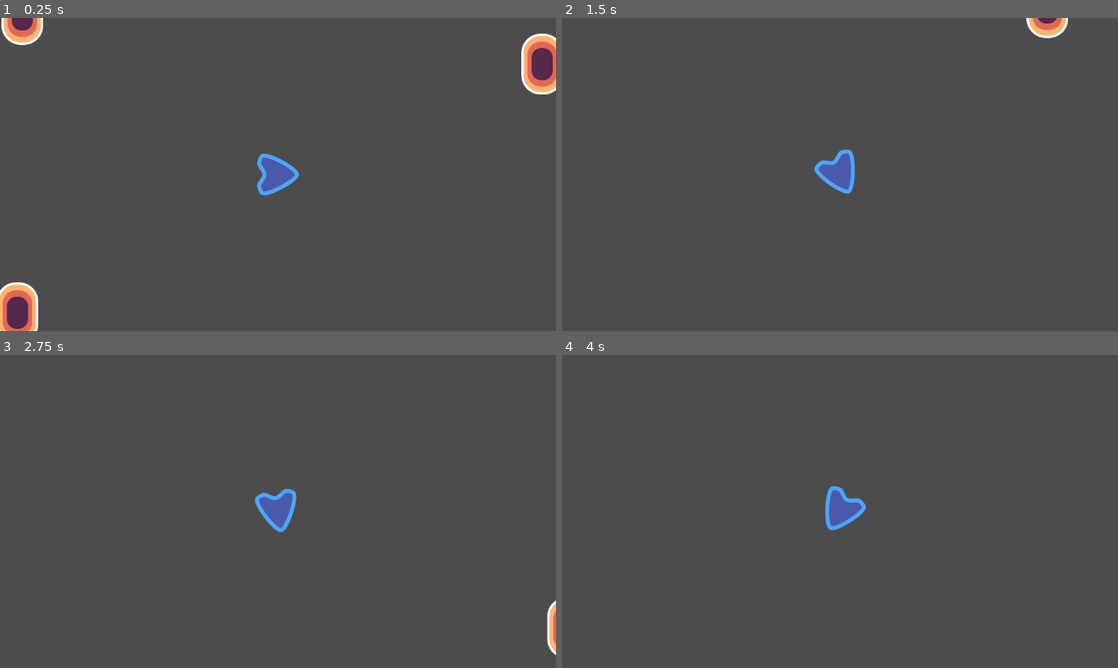
Above: before the commit, frames 1-4 (two rows, left to right).
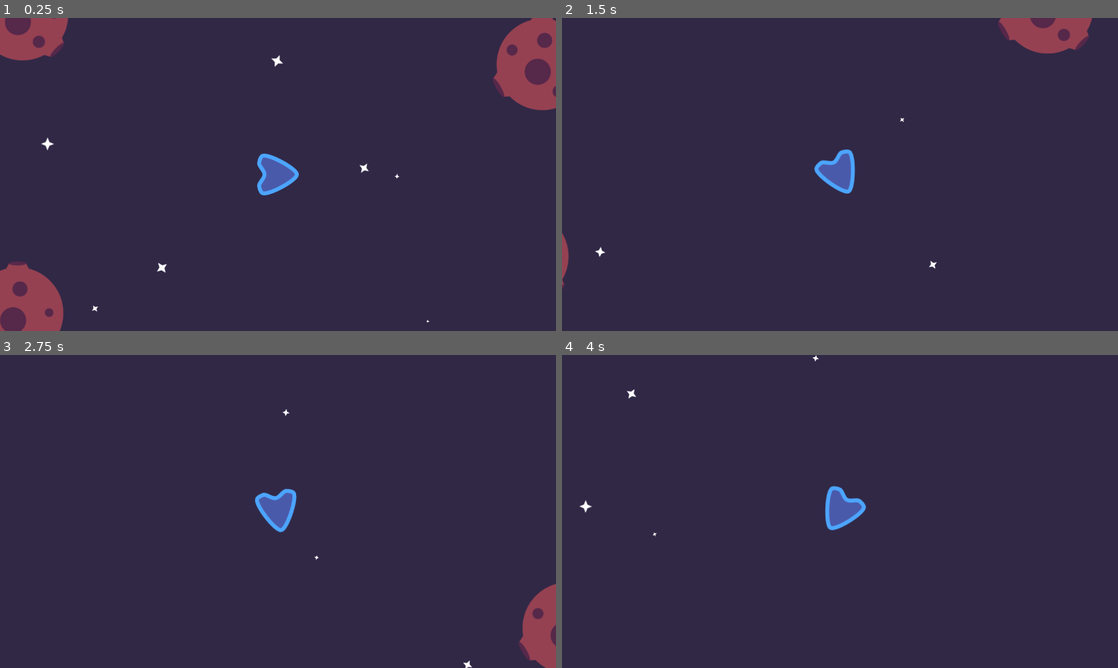
Above: after the commit, the same moments.

Repository: gdquest-demos/godot-mini-tuts-demos
Game: Godot game, scene res://Demo.tscn
Same seed, same stepped clock (60 frames per second), same inputs: the game is played once before the commit and once after it.
Inputs (mouse positions are in pixels of both pictures, inside the frame that each line leads up to):
- Up to frame 1 (0.25 s): no input
- Up to frame 2 (1.5 s): tap Enter at 0.5 s; move the mouse to (962, 158) at 0.52 s; hold D (right) 0.53-1.28 s; hold Up (move) 0.53-1.28 s; click (962, 158) at 0.67 s; move the mouse to (728, 190) at 1.27 s; hold Left (left) from 1.28 s (still down); tap Up (move) at 1.35 s
- Up to frame 3 (2.75 s): move the mouse to (333, 442) at 2.02 s; release Left (left) at 2.03 s; hold D (right) from 2.03 s (still down); hold Up (move) from 2.03 s (still down)
- Up to frame 4 (4 s): move the mouse to (812, 574) at 2.77 s; release Up (move) at 2.78 s; tap Up (move) at 2.85 s; click (812, 574) at 2.92 s; move the mouse to (1006, 558) at 3.52 s; release D (right) at 3.53 s; hold Left (left) from 3.53 s (still down); hold Up (move) from 3.53 s (still down)

The runs differ from the first frame. In frame 1, 99% of the frame differs, in the area x 0-100%, y 0-100%; in frame 2, 99%; in frame 3, 99%; in frame 4, 99%.

Commit message:
Added visual effects from godot-visual-effects

Diff:
--- a/2d/camera-zoom/Actors/Obstacle.tscn
+++ b/2d/camera-zoom/Actors/Obstacle.tscn
@@ -1,10 +1,9 @@
 [gd_scene load_steps=3 format=2]
 
-[ext_resource path="res://Level/portal.png" type="Texture" id=1]
+[ext_resource path="res://Actors/asteroid.svg" type="Texture" id=1]
 
-[sub_resource type="CapsuleShape2D" id=1]
-radius = 46.9175
-height = 44.4608
+[sub_resource type="CircleShape2D" id=1]
+radius = 107.342
 
 [node name="Obstacle" type="KinematicBody2D"]
 
--- /dev/null
+++ b/2d/camera-zoom/Actors/asteroid.svg
@@ -0,0 +1,153 @@
+<?xml version="1.0" encoding="UTF-8" standalone="no"?>
+<!-- Created with Inkscape (http://www.inkscape.org/) -->
+
+<svg
+   xmlns:dc="http://purl.org/dc/elements/1.1/"
+   xmlns:cc="http://creativecommons.org/ns#"
+   xmlns:rdf="http://www.w3.org/1999/02/22-rdf-syntax-ns#"
+   xmlns:svg="http://www.w3.org/2000/svg"
+   xmlns="http://www.w3.org/2000/svg"
+   xmlns:sodipodi="http://sodipodi.sourceforge.net/DTD/sodipodi-0.dtd"
+   xmlns:inkscape="http://www.inkscape.org/namespaces/inkscape"
+   width="256"
+   height="256"
+   viewBox="0 0 256 256"
+   version="1.1"
+   id="svg8"
+   inkscape:version="0.92.4 5da689c313, 2019-01-14"
+   sodipodi:docname="asteroid.svg">
+  <defs
+     id="defs2" />
+  <sodipodi:namedview
+     id="base"
+     pagecolor="#282828"
+     bordercolor="#666666"
+     borderopacity="1.0"
+     inkscape:pageopacity="0"
+     inkscape:pageshadow="2"
+     inkscape:zoom="1.979899"
+     inkscape:cx="-26.24083"
+     inkscape:cy="186.88077"
+     inkscape:document-units="px"
+     inkscape:current-layer="layer1"
+     showgrid="false"
+     units="px"
+     inkscape:window-width="1920"
+     inkscape:window-height="1022"
+     inkscape:window-x="0"
+     inkscape:window-y="30"
+     inkscape:window-maximized="1"
+     inkscape:snap-global="false" />
+  <metadata
+     id="metadata5">
+    <rdf:RDF>
+      <cc:Work
+         rdf:about="">
+        <dc:format>image/svg+xml</dc:format>
+        <dc:type
+           rdf:resource="http://purl.org/dc/dcmitype/StillImage" />
+        <dc:title />
+      </cc:Work>
+    </rdf:RDF>
+  </metadata>
+  <g
+     inkscape:label="Layer 1"
+     inkscape:groupmode="layer"
+     id="layer1"
+     transform="translate(0,-835.24998)">
+    <circle
+       style="opacity:1;fill:#964253;fill-opacity:1;stroke:none;stroke-width:14.83826542;stroke-linecap:round;stroke-linejoin:round;stroke-miterlimit:4;stroke-dasharray:none;stroke-dashoffset:0;stroke-opacity:1;paint-order:fill markers stroke"
+       id="path812"
+       cx="128.42039"
+       cy="963.84033"
+       r="105.21051" />
+    <g
+       style="stroke-width:2.19106483"
+       id="g835"
+       transform="matrix(0.42326066,0,0,0.42326066,-244.049,748.65763)">
+      <path
+         sodipodi:nodetypes="ccccc"
+         inkscape:connector-curvature="0"
+         id="rect828"
+         d="M 834.22645,236.06362 H 924.345 l 17.0224,33.04347 H 817.20405 Z"
+         style="opacity:1;fill:#964253;fill-opacity:1;stroke:none;stroke-width:35.05703735;stroke-linecap:round;stroke-linejoin:round;stroke-miterlimit:4;stroke-dasharray:none;stroke-dashoffset:0;stroke-opacity:1;paint-order:fill markers stroke" />
+      <ellipse
+         ry="10.621116"
+         rx="47.546581"
+         cy="239.01395"
+         cx="879.28571"
+         id="path831"
+         style="opacity:1;fill:#57294b;fill-opacity:1;stroke:none;stroke-width:35.05703735;stroke-linecap:round;stroke-linejoin:round;stroke-miterlimit:4;stroke-dasharray:none;stroke-dashoffset:0;stroke-opacity:1;paint-order:fill markers stroke" />
+    </g>
+    <g
+       id="g841"
+       transform="matrix(-0.25921644,-0.44897607,0.44897607,-0.25921644,148.12281,1473.9696)"
+       style="stroke-width:1.78883624">
+      <path
+         style="opacity:1;fill:#964253;fill-opacity:1;stroke:none;stroke-width:28.62137985;stroke-linecap:round;stroke-linejoin:round;stroke-miterlimit:4;stroke-dasharray:none;stroke-dashoffset:0;stroke-opacity:1;paint-order:fill markers stroke"
+         d="M 834.22645,236.06362 H 924.345 l 17.0224,33.04347 H 817.20405 Z"
+         id="path837"
+         inkscape:connector-curvature="0"
+         sodipodi:nodetypes="ccccc" />
+      <ellipse
+         style="opacity:1;fill:#57294b;fill-opacity:1;stroke:none;stroke-width:28.62137794;stroke-linecap:round;stroke-linejoin:round;stroke-miterlimit:4;stroke-dasharray:none;stroke-dashoffset:0;stroke-opacity:1;paint-order:fill markers stroke"
+         id="ellipse839"
+         cx="879.28571"
+         cy="239.01395"
+         rx="47.546581"
+         ry="10.621116" />
+    </g>
+    <g
+       style="stroke-width:1.96608722"
+       transform="matrix(0.32822789,-0.338765,-0.338765,-0.32822789,0.5173882,1421.3605)"
+       id="g847">
+      <path
+         sodipodi:nodetypes="ccccc"
+         inkscape:connector-curvature="0"
+         id="path843"
+         d="M 834.22645,236.06362 H 924.345 l 17.0224,33.04347 H 817.20405 Z"
+         style="opacity:1;fill:#964253;fill-opacity:1;stroke:none;stroke-width:31.45739555;stroke-linecap:round;stroke-linejoin:round;stroke-miterlimit:4;stroke-dasharray:none;stroke-dashoffset:0;stroke-opacity:1;paint-order:fill markers stroke" />
+      <ellipse
+         ry="10.621116"
+         rx="47.546581"
+         cy="239.01395"
+         cx="879.28571"
+         id="ellipse845"
+         style="opacity:1;fill:#57294b;fill-opacity:1;stroke:none;stroke-width:31.45739365;stroke-linecap:round;stroke-linejoin:round;stroke-miterlimit:4;stroke-dasharray:none;stroke-dashoffset:0;stroke-opacity:1;paint-order:fill markers stroke" />
+    </g>
+    <g
+       id="g918"
+       transform="matrix(0.92739158,0,0,0.92739158,20.250066,63.879165)">
+      <circle
+         style="opacity:1;fill:#57294b;fill-opacity:1;stroke:none;stroke-width:20.89258003;stroke-linecap:round;stroke-linejoin:round;stroke-miterlimit:4;stroke-dasharray:none;stroke-dashoffset:0;stroke-opacity:1;paint-order:fill markers stroke"
+         id="circle822"
+         cx="105.2751"
+         cy="988.65918"
+         r="32.352097" />
+      <circle
+         r="18.715036"
+         cy="910.87744"
+         cx="122.44769"
+         id="circle905"
+         style="opacity:1;fill:#57294b;fill-opacity:1;stroke:none;stroke-width:12.0859375;stroke-linecap:round;stroke-linejoin:round;stroke-miterlimit:4;stroke-dasharray:none;stroke-dashoffset:0;stroke-opacity:1;paint-order:fill markers stroke" />
+      <circle
+         style="opacity:1;fill:#57294b;fill-opacity:1;stroke:none;stroke-width:6.86718607;stroke-linecap:round;stroke-linejoin:round;stroke-miterlimit:4;stroke-dasharray:none;stroke-dashoffset:0;stroke-opacity:1;paint-order:fill markers stroke"
+         id="circle907"
+         cx="194.6736"
+         cy="969.46631"
+         r="10.633816" />
+      <circle
+         r="15.179502"
+         cy="1037.6516"
+         cx="157.29796"
+         id="circle909"
+         style="opacity:1;fill:#57294b;fill-opacity:1;stroke:none;stroke-width:9.80273438;stroke-linecap:round;stroke-linejoin:round;stroke-miterlimit:4;stroke-dasharray:none;stroke-dashoffset:0;stroke-opacity:1;paint-order:fill markers stroke" />
+      <circle
+         style="opacity:1;fill:#57294b;fill-opacity:1;stroke:none;stroke-width:8.8242178;stroke-linecap:round;stroke-linejoin:round;stroke-miterlimit:4;stroke-dasharray:none;stroke-dashoffset:0;stroke-opacity:1;paint-order:fill markers stroke"
+         id="circle911"
+         cx="41.63549"
+         cy="934.61603"
+         r="13.664273" />
+    </g>
+  </g>
+</svg>
--- a/2d/camera-zoom/Demo.tscn
+++ b/2d/camera-zoom/Demo.tscn
@@ -1,9 +1,12 @@
-[gd_scene load_steps=3 format=2]
+[gd_scene load_steps=4 format=2]
 
 [ext_resource path="res://Actors/Player.tscn" type="PackedScene" id=1]
 [ext_resource path="res://Actors/Obstacle.tscn" type="PackedScene" id=2]
+[ext_resource path="res://Level/StarField.tscn" type="PackedScene" id=3]
 
 [node name="Demo" type="Node2D"]
+
+[node name="StarField" parent="." instance=ExtResource( 3 )]
 
 [node name="Player" parent="." instance=ExtResource( 1 )]
 
--- /dev/null
+++ b/2d/camera-zoom/Level/StarField.tscn
@@ -0,0 +1,29 @@
+[gd_scene load_steps=5 format=2]
+
+[ext_resource path="res://Level/star.svg" type="Texture" id=1]
+
+[sub_resource type="Curve" id=1]
+_data = [ Vector2( 0, 0 ), 0.0, 0.0, 0, 0, Vector2( 0.267123, 0.994898 ), 0.0, 0.0, 0, 0, Vector2( 0.582192, 0 ), 0.0, 0.0, 0, 0, Vector2( 0.746575, 1 ), 0.0496599, 0.0496599, 0, 0, Vector2( 1, 0 ), -0.0413832, 0.0, 0, 0 ]
+
+[sub_resource type="CurveTexture" id=2]
+curve = SubResource( 1 )
+
+[sub_resource type="ParticlesMaterial" id=3]
+emission_shape = 2
+emission_box_extents = Vector3( 1920, 1080, 0 )
+flag_disable_z = true
+gravity = Vector3( 0, 0, 0 )
+angular_velocity = 50.0
+angular_velocity_random = 1.0
+orbit_velocity = 0.0
+orbit_velocity_random = 0.0
+scale_random = 1.0
+scale_curve = SubResource( 2 )
+
+[node name="StarField" type="Particles2D"]
+amount = 30
+lifetime = 6.0
+preprocess = 6.0
+visibility_rect = Rect2( -5, -3, 1, 60 )
+process_material = SubResource( 3 )
+texture = ExtResource( 1 )
--- /dev/null
+++ b/2d/camera-zoom/Level/star.svg
@@ -0,0 +1,73 @@
+<?xml version="1.0" encoding="UTF-8" standalone="no"?>
+<!-- Created with Inkscape (http://www.inkscape.org/) -->
+
+<svg
+   xmlns:dc="http://purl.org/dc/elements/1.1/"
+   xmlns:cc="http://creativecommons.org/ns#"
+   xmlns:rdf="http://www.w3.org/1999/02/22-rdf-syntax-ns#"
+   xmlns:svg="http://www.w3.org/2000/svg"
+   xmlns="http://www.w3.org/2000/svg"
+   xmlns:sodipodi="http://sodipodi.sourceforge.net/DTD/sodipodi-0.dtd"
+   xmlns:inkscape="http://www.inkscape.org/namespaces/inkscape"
+   width="32"
+   height="32"
+   viewBox="0 0 32 32"
+   version="1.1"
+   id="svg8"
+   inkscape:version="0.92.4 5da689c313, 2019-01-14"
+   sodipodi:docname="star.svg">
+  <defs
+     id="defs2" />
+  <sodipodi:namedview
+     id="base"
+     pagecolor="#282828"
+     bordercolor="#666666"
+     borderopacity="1.0"
+     inkscape:pageopacity="0"
+     inkscape:pageshadow="2"
+     inkscape:zoom="3.959798"
+     inkscape:cx="-15.372758"
+     inkscape:cy="-5.6622504"
+     inkscape:document-units="px"
+     inkscape:current-layer="layer1"
+     showgrid="false"
+     units="px"
+     inkscape:window-width="1920"
+     inkscape:window-height="1022"
+     inkscape:window-x="0"
+     inkscape:window-y="30"
+     inkscape:window-maximized="1" />
+  <metadata
+     id="metadata5">
+    <rdf:RDF>
+      <cc:Work
+         rdf:about="">
+        <dc:format>image/svg+xml</dc:format>
+        <dc:type
+           rdf:resource="http://purl.org/dc/dcmitype/StillImage" />
+        <dc:title></dc:title>
+      </cc:Work>
+    </rdf:RDF>
+  </metadata>
+  <g
+     inkscape:label="Layer 1"
+     inkscape:groupmode="layer"
+     id="layer1"
+     transform="translate(0,-1059.25)">
+    <path
+       sodipodi:type="star"
+       style="opacity:1;fill:#ffffff;fill-opacity:1;stroke:none;stroke-width:2;stroke-linecap:round;stroke-linejoin:round;stroke-miterlimit:4;stroke-dasharray:none;stroke-dashoffset:0;stroke-opacity:1;paint-order:fill markers stroke"
+       id="path812"
+       sodipodi:sides="4"
+       sodipodi:cx="16"
+       sodipodi:cy="1075.25"
+       sodipodi:r1="15.072496"
+       sodipodi:r2="6.1646509"
+       sodipodi:arg1="1.5707963"
+       sodipodi:arg2="2.3561945"
+       inkscape:flatsided="false"
+       inkscape:rounded="0"
+       inkscape:randomized="0"
+       d="M 16,1090.3225 11.640933,1079.6091 0.92750359,1075.25 11.640934,1070.8909 16,1060.1775 l 4.359067,10.7134 10.713429,4.3591 -10.71343,4.3591 z" />
+  </g>
+</svg>
--- a/2d/camera-zoom/project.godot
+++ b/2d/camera-zoom/project.godot
@@ -56,4 +56,5 @@
 
 [rendering]
 
+environment/default_clear_color=Color( 0.196078, 0.160784, 0.278431, 1 )
 environment/default_environment="res://default_env.tres"
Not shown, changed: 2d/camera-zoom/Actors/asteroid.svg.import
Binary file removed: 2d/camera-zoom/Level/background.png
Binary file removed: 2d/camera-zoom/Level/portal.png
Not shown, changed: 2d/camera-zoom/Level/star.svg.import
Binary file removed: 2d/camera-zoom/icon.png
Not shown, removed: 2d/camera-zoom/icon.png.import
